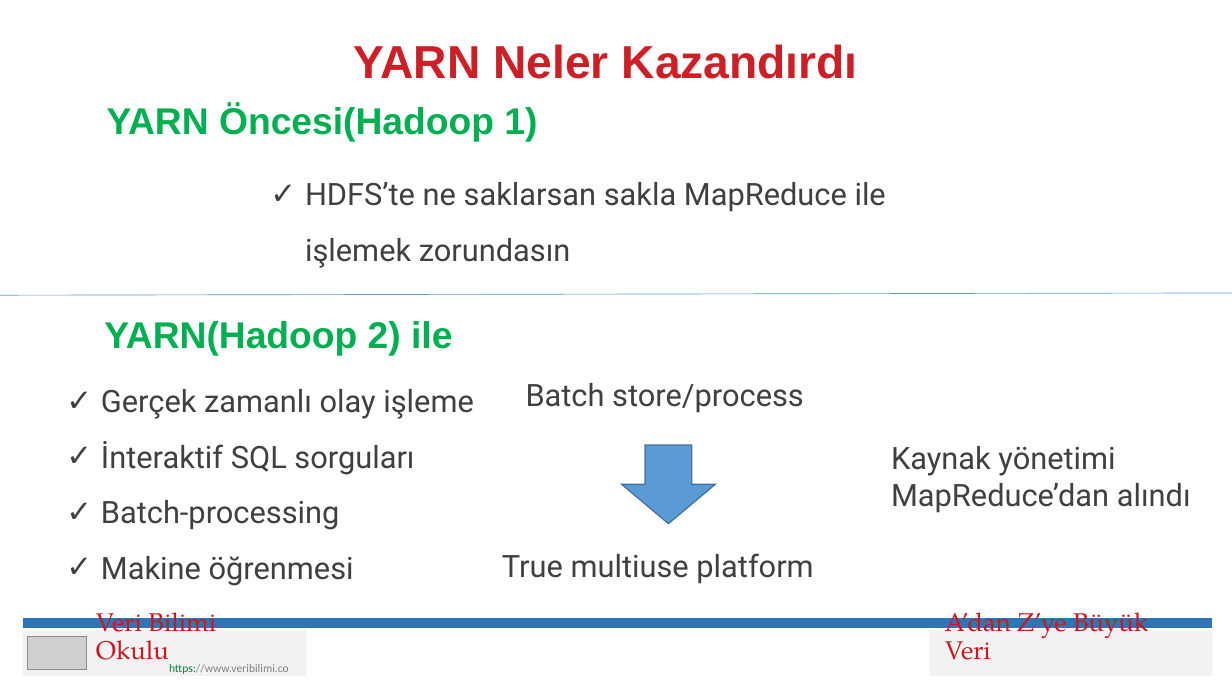
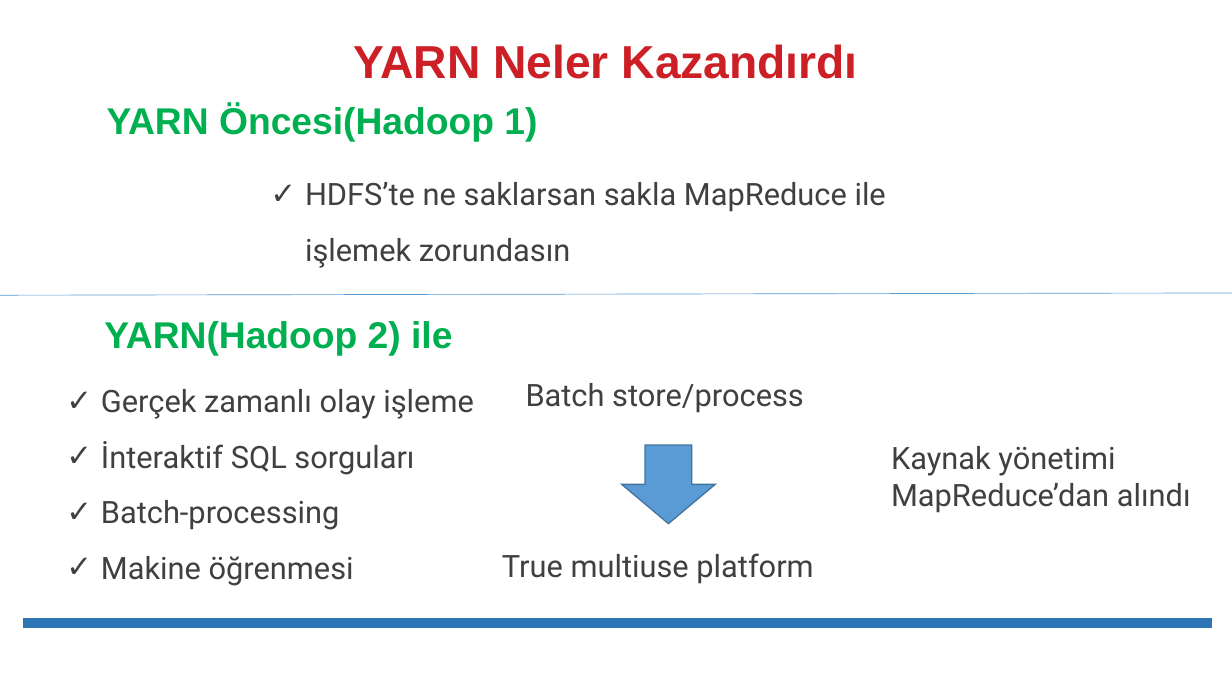
Before and after one commit to cengaarslan/hadoop-big-data, a slide deck: slide 5 of 03-Hadoop-Temel-Bilesenler/03_apache_yarn_teori.pptx. Drawn at 1232x693 pixels with LibreOffice and Linux fonts; fonts in the diff are those of the drawing; grey boxes stand for pictures. Boxes give left, top, right and bottom in pixels: in the first picture for what was removed or moved away, otherwise in the second. Text is boxed around its words. In the diff, an @@ line names an element or a change of style, - is before the commit and + after.

```diff
--- a/03-Hadoop-Temel-Bilesenler/03_apache_yarn_teori.pptx
+++ b/03-Hadoop-Temel-Bilesenler/03_apache_yarn_teori.pptx
@@ rectangle removed at box(930, 629, 1213, 676) @@
@@ text removed at box(945, 612, 1148, 660) @@
-A’dan Z’ye Büyük Veri
@@ group removed at box(23, 612, 306, 676): 2 texts, 1 rectangle, 1 picture @@
-Veri Bilimi Okulu
-https://www.veribilimi.co
```
Also in this commit, not shown: 19 other slides changed, 8 other files.
